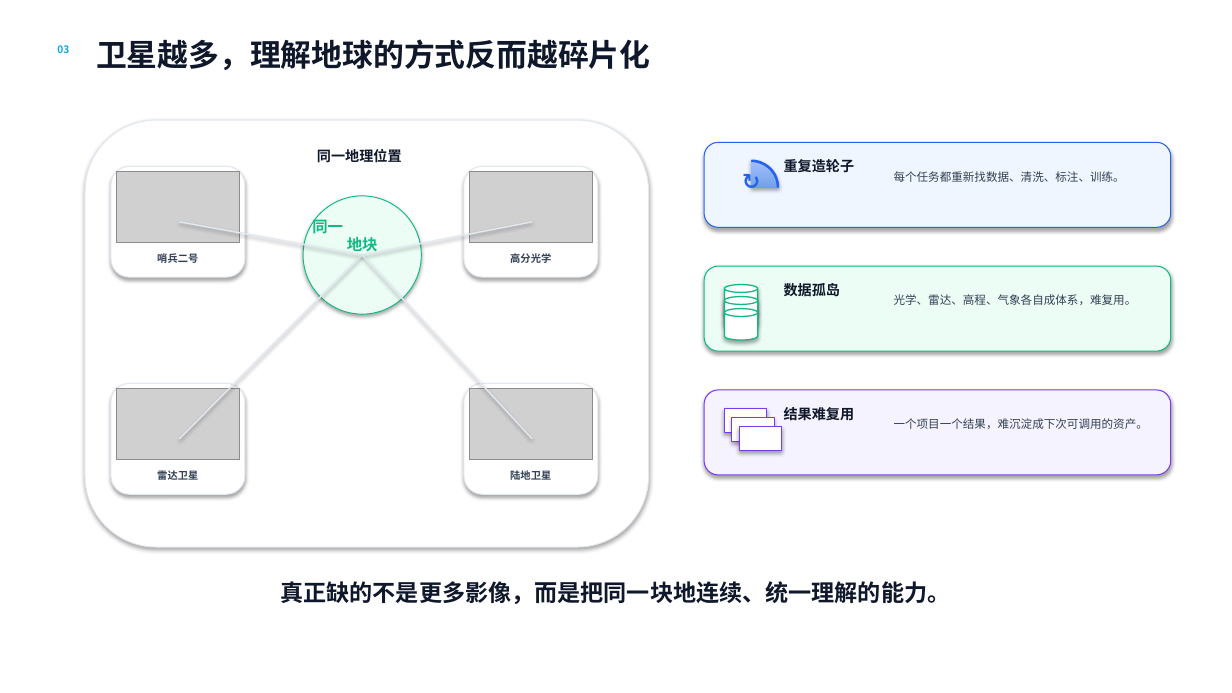
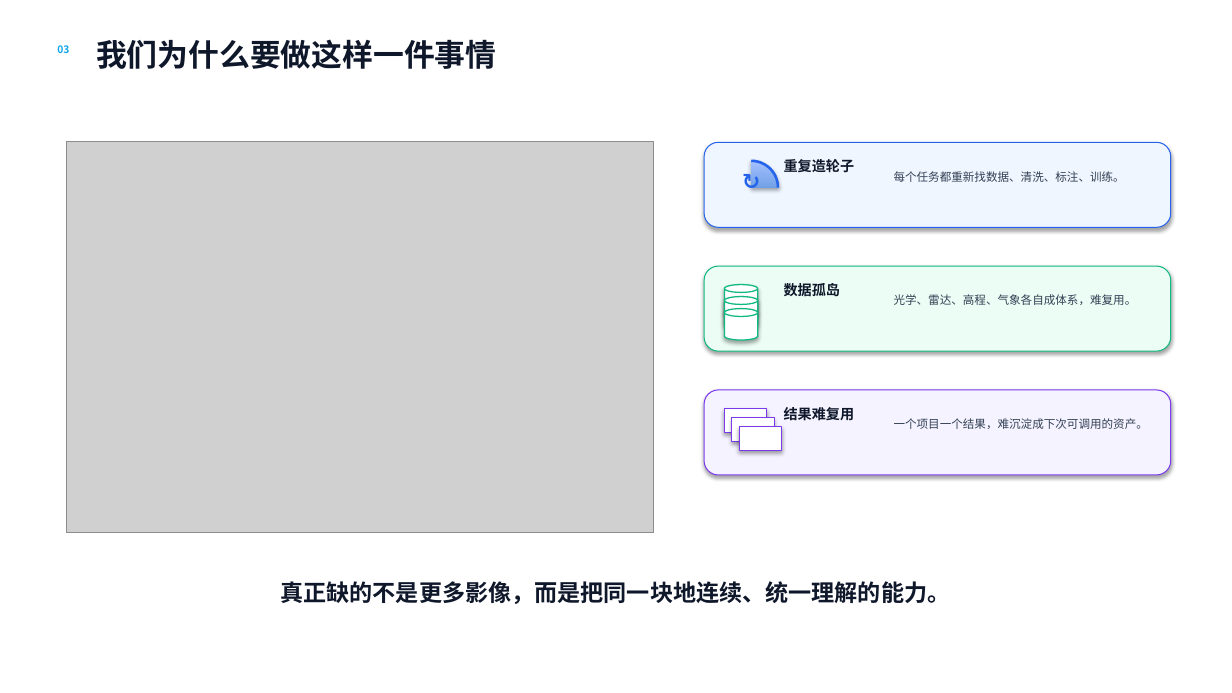
Before and after one commit to go-bananas-wwj/xuannv_embdding, a slide deck: slide 3 of docs/bp_deck/outputs/玄女科技BP_前8页视觉返工_v0.2.pptx. Drawn at 1232x693 pixels with LibreOffice and Linux fonts; fonts in the diff are those of the drawing; grey boxes stand for pictures. Boxes give left, top, right and bottom in pixels: in the first picture for what was removed or moved away, otherwise in the second. Text is boxed around its words. In the diff, an @@ line names an element or a change of style, - is before the commit and + after.

Commit message:
docs: update BP why slide illustration

```diff
--- a/docs/bp_deck/outputs/玄女科技BP_前8页视觉返工_v0.2.pptx
+++ b/docs/bp_deck/outputs/玄女科技BP_前8页视觉返工_v0.2.pptx
@@ text at [96, 39, 496, 69]: text changed @@
-卫星越多，理解地球的方式反而越碎片化
+我们为什么要做这样一件事情
@@ picture added at [67, 141, 653, 532] @@
@@ rounded rectangle removed at [85, 120, 649, 547] @@
@@ text removed at [317, 149, 402, 163] @@
-同一地理位置
@@ rounded rectangle removed at [111, 166, 245, 277] @@
@@ picture removed at [116, 172, 239, 242] @@
@@ rounded rectangle removed at [464, 166, 598, 277] @@
@@ picture removed at [470, 172, 592, 242] @@
@@ ellipse removed at [303, 196, 421, 314] @@
@@ line removed from (179, 222) to (362, 255) @@
@@ text removed at [312, 217, 378, 251] @@
-同一
-地块
@@ line removed from (532, 222) to (362, 255) @@
@@ text removed at [157, 253, 198, 263] @@
-哨兵二号
@@ line removed from (179, 439) to (362, 255) @@
@@ line removed from (532, 439) to (362, 255) @@
@@ text removed at [510, 253, 551, 263] @@
-高分光学
@@ rounded rectangle removed at [111, 384, 245, 494] @@
@@ picture removed at [116, 389, 239, 459] @@
@@ rounded rectangle removed at [464, 384, 598, 494] @@
@@ picture removed at [470, 389, 592, 459] @@
@@ text removed at [157, 470, 198, 480] @@
-雷达卫星
@@ text removed at [510, 469, 551, 483] @@
-陆地卫星
```
Also in this commit, not shown: 2 other files.
